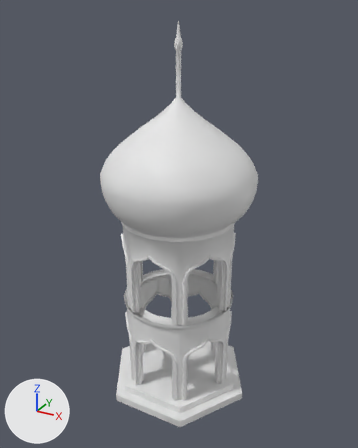
Two versions of the FBX model Assets/MyContent/Art/New Art/Models/Structure/Init_Temple.fbx, one commit apart.
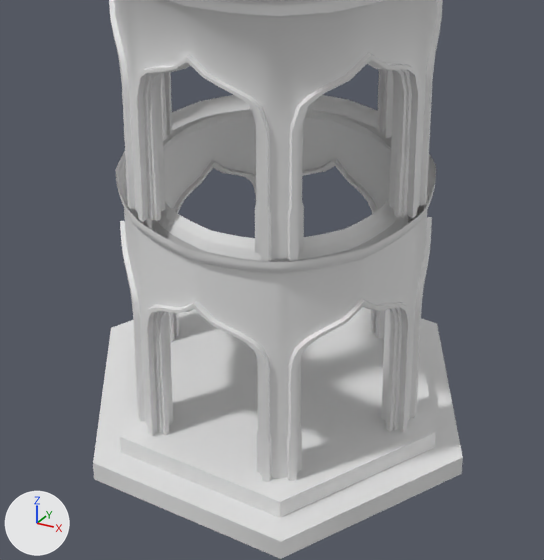
The first picture shows the older version from a camera (50 mm lens) standing at (18.3, -33.1, 31.3) and looking at (0.0, 0.0, 14.7). The close-ups show both versions on the part from 24% to 75% of the width and 53% to 96% of the height of that picture. Lighting does not change. The marker at lower left points along +X, +Y and +Z. Where no turn or scale is listed for an object, it has been applied to the vertices.

The older version as bpy lines, for what is in view:
```python
me_mesh = bpy.data.meshes.new('Mesh')
me_mesh.from_pydata(...)  # 25 vertices, 24 faces; spans x -6.5..6.5, y -5.63..5.63, z 0.01..1.23
me_mesh_001 = bpy.data.meshes.new('Mesh.001')
me_mesh_001.from_pydata(...)  # 3806 vertices, 3601 faces; spans x -4.84..4.84, y -4.86..4.86, z 0.11..7.89
me_mesh_002 = bpy.data.meshes.new('Mesh.002')
me_mesh_002.from_pydata(...)  # 3788 vertices, 3677 faces; spans x -6.3..6.3, y -6.2..6.2, z 7.9..30.3
ob_box006 = bpy.data.objects.new('Box006', me_mesh_001)
ob_box006.location = (0.0, 0.0, 0.0)
ob_cylinder001 = bpy.data.objects.new('Cylinder001', me_mesh)
ob_cylinder001.location = (0.0, 0.0, -1.11)
ob_object001 = bpy.data.objects.new('Object001', me_mesh_002)
ob_object001.location = (0.0, 0.0, 0.0)
```
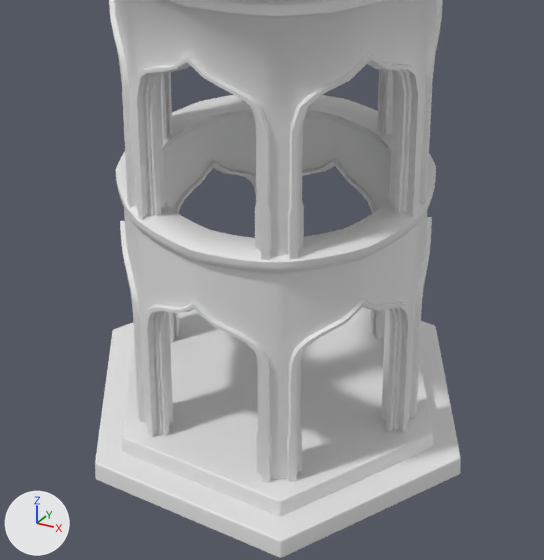
Boxes [x1, y1, x2, y2] around the edits, measured in the close-ups (544 x 560 px):
'Cylinder001', reshaped
    before: [93, 307, 463, 559]
    after: [95, 307, 461, 558]
part 1 of me_mesh_001, added
    after: [116, 95, 436, 262]
part 2 of me_mesh, built on
    before: [93, 310, 463, 559]
    after: [95, 310, 461, 558]

What changed in the scene script:
```text
Change me_mesh:
    used by ob_cylinder001; location = (0.0, 0.0, -1.11)
    remove me_mesh.from_pydata(...)  # 25 vertices, 24 faces; spans x -6.5..6.5, y -5.63..5.63, z 0.01..1.23
    add me_mesh.from_pydata(...)  # 289 vertices, 288 faces; spans x -6.46..6.46, y -5.61..5.61, z 0.01..1.2
    me_mesh part 2: 25 vertices removed from x -6.5..6.5, y -5.63..5.63, z 0.01..1.23; 289 vertices added at x -6.46..6.46, y -5.61..5.61, z 0.01..1.2
    me_mesh part 3: the surface is now shaded smooth
Change me_mesh_001:
    used by ob_box006; location = (0.0, 0.0, 0.0)
    remove me_mesh_001.from_pydata(...)  # 3806 vertices, 3601 faces; spans x -4.84..4.84, y -4.86..4.86, z 0.11..7.89
    add me_mesh_001.from_pydata(...)  # 4242 vertices, 4037 faces; spans x -4.84..4.84, y -4.86..4.86, z 0.11..8.04
    me_mesh_001 part 1: 436 vertices added at x -4.64..4.64, y -4.68..4.67, z 7.89..8.04
```
